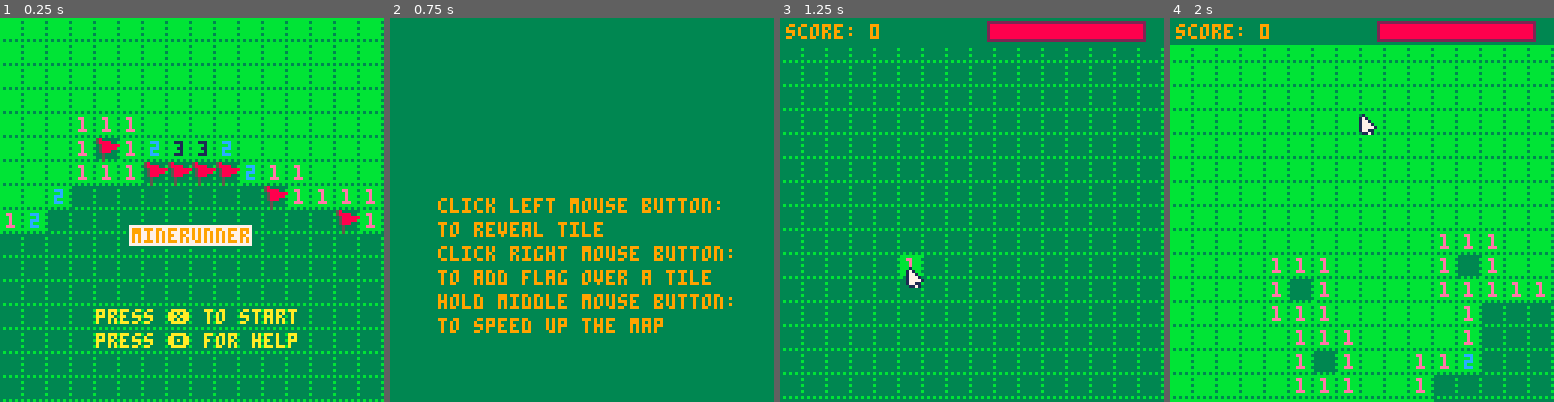
Above: before the commit, frames 1-4 (left to right).
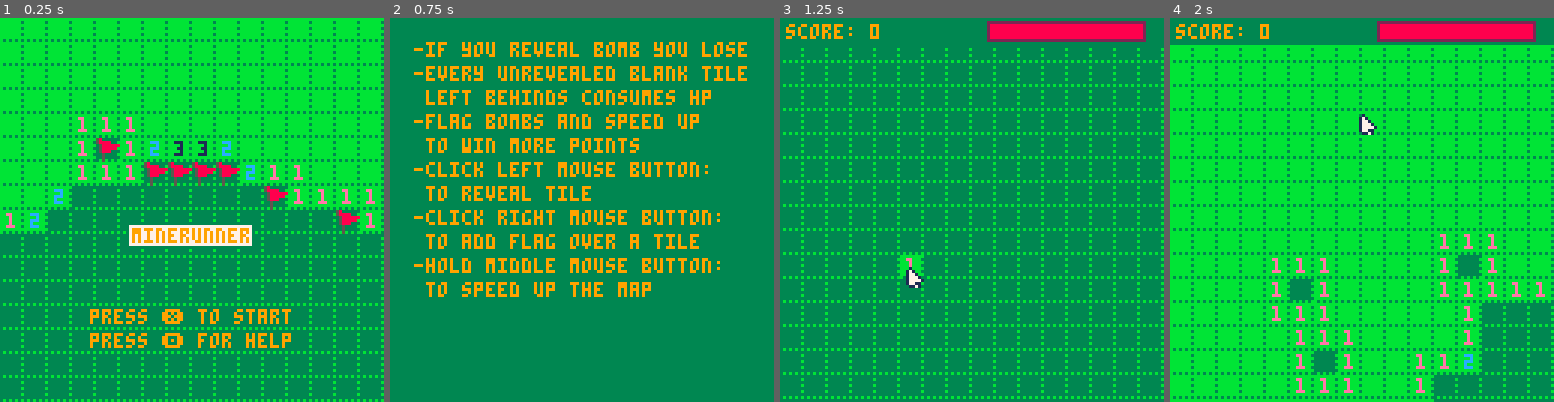
Above: after the commit, the same moments.

Repository: dakerfp/minerunner.p8
Game: PICO-8 cartridge mr.p8
Two runs of this game, one before a commit and one after it. Both use one fixed random seed, a clock stepped at 60 frames per second and the inputs below.
Inputs (mouse positions are in pixels of both pictures, inside the frame that each line leads up to):
- Up to frame 1 (0.25 s): no input
- Up to frame 2 (0.75 s): tap O (Z key) at 0.33, 0.7 s; click (459, 121) at 0.67 s
- Up to frame 3 (1.25 s): tap X (X key) at 1.07 s; click (910, 267) at 1.22 s
- Up to frame 4 (2 s): tap O (Z key) at 1.43 s; click (1365, 114) at 1.77 s; hold Left from 1.97 s (still down)

The runs differ from the first frame. In frame 1, 2.8% of the frame differs, in the area x 23-78%, y 75-86%; in frame 2, 16%, in the area x 6-93%, y 6-83%; in frame 3, nothing differs; in frame 4, nothing differs.

Commit message:
add help

Diff:
--- a/mr.p8
+++ b/mr.p8
@@ -305,27 +305,34 @@
 end
 
 function _draw()
-	cls()
+	cls(3)
 	if _update==update_intro then
-		map(0,0,0,0,16,16)
-		spr(43,20,20)
-		spr(44,30,20)
 		if show_help then
-			x=16
-			y=60
-			rectfill(0,0,128,128,3)
+			x=8
+			y=8
+			cls(3)
 			txt={
-				"click left mouse button:",
-				"to reveal tile",
-				"click right mouse button:",
-				"to add flag over a tile",
-				"hold middle mouse button:",
-				"to speed up the map"}
+				"-if you reveal bomb you lose",
+				"-every unrevealed blank tile",
+				" left behinds consumes hp",
+				"-flag bombs and speed up",
+				" to win more points",
+				"-click left mouse button:",
+				" to reveal tile",
+				"-click right mouse button:",
+				" to add flag over a tile",
+				"-hold middle mouse button:",
+				" to speed up the map"}
 			draw_text(txt,x,y,9)
 		else
+			map(0,0,0,0,16,16)
+			spr(43,20,20)
+			spr(44,30,20)
 			rectfill(43,69,83,75,7)
 			print("minerunner",44,70,9)
-			draw_text({"press ❎ to start","press 🅾️ for help"},32,97,10)
+			rectfill(29,96,99,102,3)
+			rectfill(29,104,99,110,3)
+			draw_text({"press ❎ to start","press 🅾️ for help"},30,97,9)
 		end
 		return
 	end
